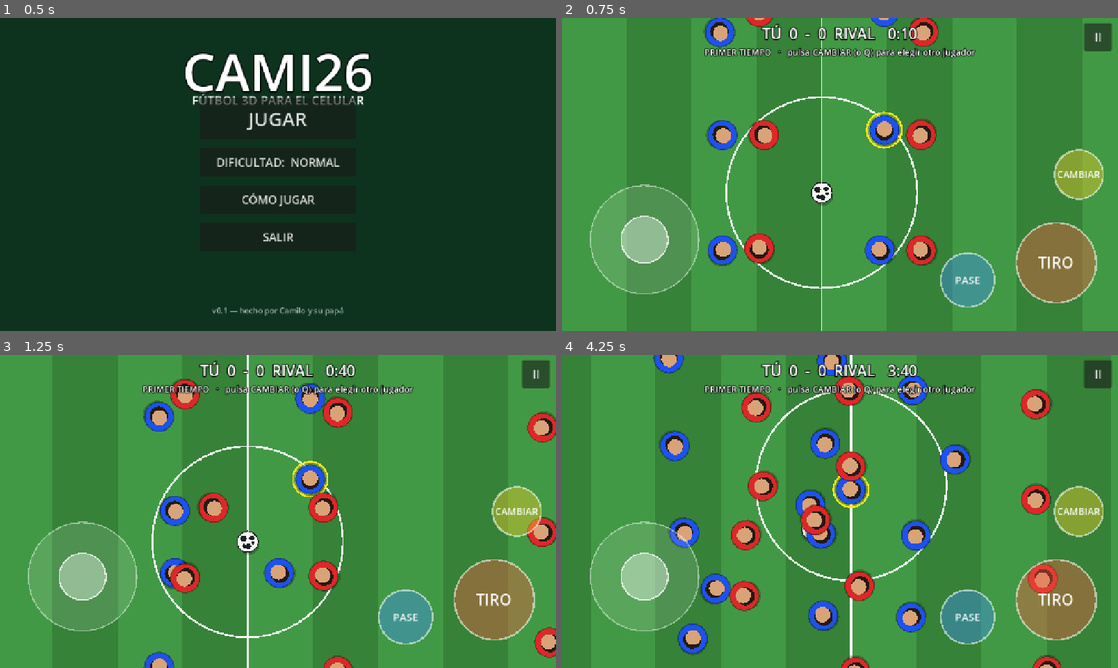
Above: before the commit, frames 1-4 (two rows, left to right).
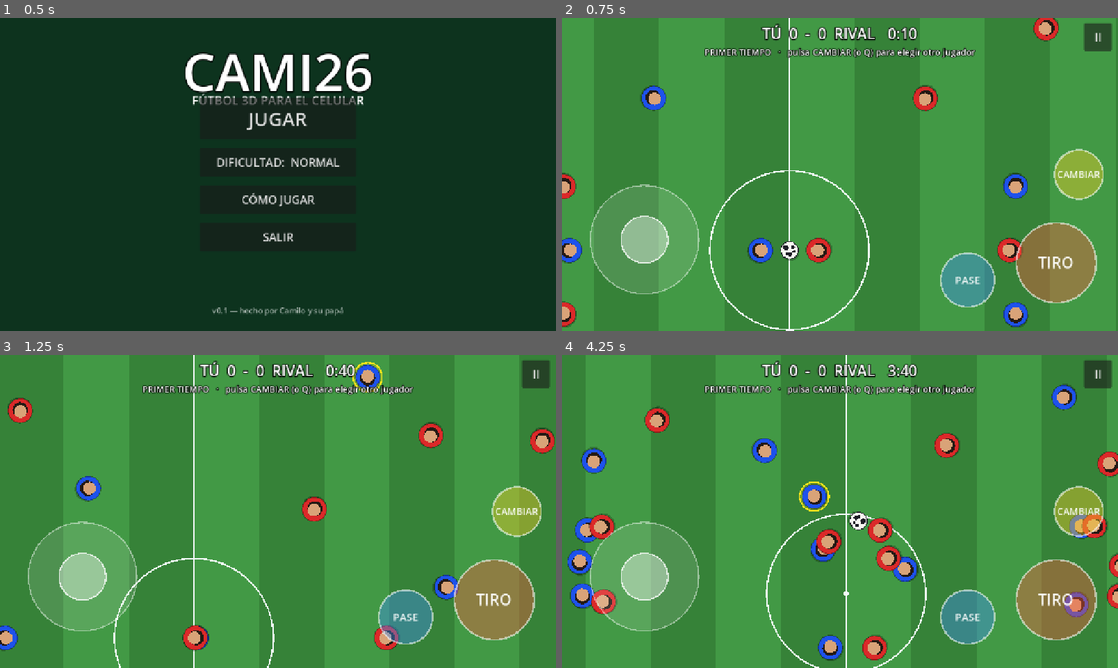
Above: after the commit, the same moments.

Repository: werfelyesid/cami26
Game: Godot game, scene res://scenes/main_menu.tscn
The game is run twice, just before and just after one commit, with the same random seed, the same clock (stepped at 60 frames per second) and the same inputs.
Inputs (mouse positions are in pixels of both pictures, inside the frame that each line leads up to):
- Up to frame 1 (0.5 s): no input
- Up to frame 2 (0.75 s): click "JUGAR" at 0.5 s
- Up to frame 3 (1.25 s): no input
- Up to frame 4 (4.25 s): move the mouse to (962, 495) at 1.27 s; hold D 1.28-2 s; hold Shift 1.28-2 s; click (962, 495) at 1.42 s; tap Space at 1.52 s; drag from (728, 527) to (812, 574) at 2.02 s; move the mouse to (895, 442) at 2.77 s; hold D 2.78-3.5 s; hold Tab 2.78-3.5 s; drag from (812, 574) to (673, 464) at 3.52 s

Frame 1 is identical in both runs. In frame 2, 8.9% of the frame differs, in the area x 0-90%, y 0-100%; in frame 3, 11%; in frame 4, 18%, in the area x 1-100%, y 0-100%.

Commit message:
feat(juego): cancha de 120x76, formacion 1-5-6-4 con puestos y numeros reales, arquero que sigue el balon y quieto hasta la patada en los penales

Diff:
--- a/scripts/cancha.gd
+++ b/scripts/cancha.gd
@@ -12,10 +12,10 @@
 ##   y = a lo ancho              (de -32 a +32, las bandas)
 ##   1 unidad = 1 metro
 
-const LARGO := 100.0
-const MITAD_LARGO := 50.0
-const ANCHO := 64.0
-const MITAD_ANCHO := 32.0
+const LARGO := 120.0
+const MITAD_LARGO := 60.0
+const ANCHO := 76.0
+const MITAD_ANCHO := 38.0
 const ANCHO_PORTERIA := 10.0
 const MITAD_PORTERIA := ANCHO_PORTERIA * 0.5
 const LARGO_RED := 2.6
@@ -53,28 +53,28 @@
 
 func _dibujar_alrededor() -> void:
 	# Verde exterior + gradas.
-	draw_rect(Rect2(-64.0, -45.0, 128.0, 90.0), VERDE_FUERA)
-	draw_rect(Rect2(-58.0, 34.0, 116.0, 8.0), Color(0.36, 0.37, 0.41))
-	draw_rect(Rect2(-58.0, -42.0, 116.0, 8.0), Color(0.36, 0.37, 0.41))
-	draw_rect(Rect2(-62.0, -34.0, 7.0, 68.0), Color(0.32, 0.33, 0.37))
-	draw_rect(Rect2(55.0, -34.0, 7.0, 68.0), Color(0.32, 0.33, 0.37))
+	draw_rect(Rect2(-76.0, -53.0, 152.0, 106.0), VERDE_FUERA)
+	draw_rect(Rect2(-70.0, 40.0, 140.0, 9.0), Color(0.36, 0.37, 0.41))
+	draw_rect(Rect2(-70.0, -49.0, 140.0, 9.0), Color(0.36, 0.37, 0.41))
+	draw_rect(Rect2(-74.0, -40.0, 8.0, 80.0), Color(0.32, 0.33, 0.37))
+	draw_rect(Rect2(66.0, -40.0, 8.0, 80.0), Color(0.32, 0.33, 0.37))
 
 	# La gente de las gradas (se dibuja una sola vez, no cuesta nada).
 	var azar := RandomNumberGenerator.new()
 	azar.seed = 20260920
-	for i in 1100:
+	for i in 1500:
 		var p := Vector2.ZERO
 		var zona := azar.randi_range(0, 3)
 		match zona:
 			0:
-				p = Vector2(azar.randf_range(-57.0, 57.0), azar.randf_range(34.5, 41.5))
+				p = Vector2(azar.randf_range(-69.0, 69.0), azar.randf_range(40.5, 48.5))
 			1:
-				p = Vector2(azar.randf_range(-57.0, 57.0), azar.randf_range(-41.5, -34.5))
+				p = Vector2(azar.randf_range(-69.0, 69.0), azar.randf_range(-48.5, -40.5))
 			2:
-				p = Vector2(azar.randf_range(-61.0, -55.5), azar.randf_range(-33.0, 33.0))
+				p = Vector2(azar.randf_range(-73.0, -66.5), azar.randf_range(-39.0, 39.0))
 			_:
-				p = Vector2(azar.randf_range(55.5, 61.0), azar.randf_range(-33.0, 33.0))
-		draw_circle(p, 0.36, _color_gente(azar))
+				p = Vector2(azar.randf_range(66.5, 73.0), azar.randf_range(-39.0, 39.0))
+		draw_circle(p, 0.38, _color_gente(azar))
 
 
 func _dibujar_cesped() -> void:
--- a/scripts/futbolista.gd
+++ b/scripts/futbolista.gd
@@ -43,6 +43,7 @@
 var velocidad := 7.5
 var aceleracion := 45.0
 var en_penal := false                # true = está por tirar un penal (apunta con el joystick)
+var quieto := false                  # true = no se mueve ni un dedo (lo usa el arquero en los penales)
 
 # --- Lo que le dice el partido en cada cuadro ---
 var balon = null
@@ -95,6 +96,9 @@
 
 ## Mueve al jugador y decide hacia dónde mira.
 func _mover(delta: float) -> void:
+	if quieto:
+		direccion = Vector2.ZERO
+		velocity = Vector2.ZERO
 	velocity = velocity.move_toward(direccion.normalized() * velocidad, aceleracion * delta)
 	move_and_slide()
 
@@ -264,12 +268,13 @@
 		var destino := formacion
 		match rol:
 			Rol.DEFENSA:
-				destino = formacion + Vector2(signo * 7.0, 0.0)
+				destino = formacion + Vector2(signo * 18.0, 0.0)
 			Rol.MEDIO:
-				destino = formacion + Vector2(signo * 12.0, 0.0)
+				destino = formacion + Vector2(signo * 35.0, 0.0)
 			Rol.DELANTERO:
-				destino = Vector2(arco_rival - signo * 9.0, clampf(b.y * 0.6, -6.0, 6.0))
-		destino = destino.lerp(b, 0.25)
+				destino = Vector2(arco_rival - signo * 12.0, clampf(b.y * 0.6, -10.0, 10.0))
+		# Se acerca un poquito al balón para apoyar, pero sin amontonarse.
+		destino = destino.lerp(b, 0.10)
 		direccion = destino - position
 		return
 
@@ -294,18 +299,25 @@
 		direccion = Vector2.ZERO
 
 
-func _pensar_arquero(b: Vector2, distancia: float) -> void:
-	if _agarrando:
-		direccion = Vector2.ZERO
-		return
-	var signo := signf(arco_rival - arco_propio)
-	var linea_x := arco_propio + signo * 1.5
-	var objetivo := Vector2(linea_x, clampf(b.y, -3.0, 3.0))
-	# Si el balón entra al área, sale a atajarlo.
-	if area_propia.has_point(b) and distancia < 11.0:
-		objetivo = b
+func _pensar_arquero(b: Vector2, _distancia: float) -> void:
+	# En un penal se queda clavado en la línea hasta que pateen (es la regla).
+	if _agarrando or quieto:
+		direccion = Vector2.ZERO
+		return
+	# Se para SIEMPRE entre el balón y el centro del arco, como los arqueros
+	# de verdad: si el balón está lejos se queda en la línea, y si se acerca
+	# sale un poco para tapar el ángulo.
+	var centro_arco := Vector2(arco_propio, 0.0)
+	var al_balon := b - centro_arco
+	var lejos := al_balon.length()
+	if lejos < 0.1:
+		direccion = Vector2.ZERO
+		return
+	var salida := clampf(18.0 - lejos, 0.0, 7.0)
+	var objetivo := centro_arco + (al_balon / lejos) * salida
+	objetivo.y = clampf(objetivo.y, -6.5, 6.5)
 	direccion = objetivo - position
-	if direccion.length() < 0.15:
+	if direccion.length() < 0.25:
 		direccion = Vector2.ZERO
 
 
@@ -316,9 +328,9 @@
 	if hacia.dot(Vector2(signo, 0.0)) < 0.5:
 		return                       # no estoy mirando hacia el arco
 	var dist_arco := absf(arco_rival - position.x)
-	if dist_arco < 14.0:
+	if dist_arco < 18.0:
 		patear(20.0, 0.0)
-	elif dist_arco < 26.0:
+	elif dist_arco < 34.0:
 		patear(15.0, 0.0)            # despeje largo
 
 
--- a/scripts/partido.gd
+++ b/scripts/partido.gd
@@ -41,35 +41,38 @@
 const RONDAS_PENALES := 8
 
 # --- La cancha (igual que en cancha.gd) ---
-const MITAD_LARGO := 50.0
-const MITAD_ANCHO := 32.0
+const MITAD_LARGO := 60.0
+const MITAD_ANCHO := 38.0
 const MITAD_PORTERIA := 5.0           # mitad del arco de 10 m
 const PUNTO_PENAL := 11.0
 const AREA_PROFUNDIDAD := 16.5
 const AREA_MITAD_ANCHO := 20.0
 
-const ZOOM_ALTO := 30.0               # cuántos metros se ven de alto
+const ZOOM_ALTO := 36.0               # cuántos metros se ven de alto
 const VELOCIDAD_MIA := 8.2
 const VELOCIDAD_COMPANERO := 7.2
 
 ## Los 16 puestos de tu equipo. Tu equipo ataca hacia la derecha (+x).
+## Es la formación que pidió Camilo: 1 arquero, 5 defensas, 6 medios
+## (mediocentro, medio centro izquierdo y derecho, extremos y volantes)
+## y 4 de ataque (extremo izquierdo, extremo derecho y 2 delanteros).
 const FORMACION := [
-	{"rol": ARQUERO, "num": 1, "pos": Vector2(-48.0, 0.0)},
-	{"rol": DEFENSA, "num": 2, "pos": Vector2(-32.0, -24.0)},
-	{"rol": DEFENSA, "num": 3, "pos": Vector2(-32.0, -12.0)},
-	{"rol": DEFENSA, "num": 4, "pos": Vector2(-32.0, 0.0)},
-	{"rol": DEFENSA, "num": 5, "pos": Vector2(-32.0, 12.0)},
-	{"rol": DEFENSA, "num": 6, "pos": Vector2(-32.0, 24.0)},
-	{"rol": MEDIO, "num": 7, "pos": Vector2(-10.0, -26.0)},
-	{"rol": MEDIO, "num": 8, "pos": Vector2(-10.0, -16.0)},
-	{"rol": MEDIO, "num": 10, "pos": Vector2(-10.0, -6.0)},
-	{"rol": MEDIO, "num": 11, "pos": Vector2(-10.0, 6.0)},
-	{"rol": MEDIO, "num": 15, "pos": Vector2(-10.0, 16.0)},
-	{"rol": MEDIO, "num": 16, "pos": Vector2(-10.0, 26.0)},
-	{"rol": DELANTERO, "num": 9, "pos": Vector2(6.0, -6.0)},
-	{"rol": DELANTERO, "num": 12, "pos": Vector2(6.0, 18.0)},
-	{"rol": DELANTERO, "num": 13, "pos": Vector2(6.0, 6.0)},
-	{"rol": DELANTERO, "num": 14, "pos": Vector2(6.0, -18.0)},
+	{"rol": ARQUERO, "num": 1, "pos": Vector2(-58.0, 0.0)},
+	{"rol": DEFENSA, "num": 2, "pos": Vector2(-42.0, -26.0)},
+	{"rol": DEFENSA, "num": 3, "pos": Vector2(-42.0, 26.0)},
+	{"rol": DEFENSA, "num": 4, "pos": Vector2(-47.0, -9.0)},
+	{"rol": DEFENSA, "num": 5, "pos": Vector2(-47.0, 9.0)},
+	{"rol": DEFENSA, "num": 6, "pos": Vector2(-52.0, 0.0)},
+	{"rol": MEDIO, "num": 8, "pos": Vector2(-26.0, 0.0)},
+	{"rol": MEDIO, "num": 15, "pos": Vector2(-16.0, -18.0)},
+	{"rol": MEDIO, "num": 16, "pos": Vector2(-16.0, 18.0)},
+	{"rol": MEDIO, "num": 12, "pos": Vector2(-30.0, -26.0)},
+	{"rol": MEDIO, "num": 14, "pos": Vector2(-30.0, 26.0)},
+	{"rol": MEDIO, "num": 10, "pos": Vector2(-4.0, 0.0)},
+	{"rol": DELANTERO, "num": 11, "pos": Vector2(20.0, -30.0)},
+	{"rol": DELANTERO, "num": 7, "pos": Vector2(20.0, 30.0)},
+	{"rol": DELANTERO, "num": 9, "pos": Vector2(26.0, -8.0)},
+	{"rol": DELANTERO, "num": 13, "pos": Vector2(26.0, 8.0)},
 ]
 
 var balon = null
@@ -351,7 +354,7 @@
 			mejor_distancia = d
 			mejor = f
 
-	if mejor_distancia > 3.2:
+	if mejor_distancia > 3.6:
 		mejor = null
 	dueno_balon = mejor
 
@@ -440,12 +443,13 @@
 	balon.reiniciar(Vector2.ZERO)
 	dueno_balon = null
 	for f in futbolistas:
+		f.quieto = false
+		f.en_penal = false
 		f.visible = true
 		f.set_physics_process(true)
 		f.position = f.formacion
 		f.velocity = Vector2.ZERO
 		f.direccion = Vector2.ZERO
-		f.en_penal = false
 		f.controlado = false
 		f.puede_tocar = false
 	if controlado != null:
@@ -571,11 +575,12 @@
 	balon.reiniciar(punto)
 
 	for f in futbolistas:
+		f.quieto = false
+		f.en_penal = false
 		if f == tirador or f == arquero:
 			f.visible = true
 			f.set_physics_process(true)
 			f.puede_tocar = false
-			f.en_penal = false
 			f.direccion = Vector2.ZERO
 			f.velocity = Vector2.ZERO
 		else:
@@ -587,6 +592,9 @@
 	if arquero != null:
 		arquero.velocidad = 9.5
 		arquero.position = Vector2(signo * (MITAD_LARGO - 1.6), 0.0)
+		# La regla del penal: el arquero se queda clavado en la línea
+		# hasta que el otro patee. Recién ahí se puede mover.
+		arquero.quieto = true
 
 	if tirador != null:
 		tirador.en_penal = turno_mio
@@ -607,15 +615,24 @@
 		EstadoPenal.ESPERA:
 			if turno_mio:
 				if balon.velocidad.length() > 8.0:
+					_soltar_arquero()
 					penal_estado = EstadoPenal.EN_VUELO
 					penal_tiempo = 0.0
 			elif penal_tiempo > 1.8:
+				_soltar_arquero()
 				_tirar_penal_rival()
 				penal_estado = EstadoPenal.EN_VUELO
 				penal_tiempo = 0.0
 		EstadoPenal.EN_VUELO:
 			if penal_tiempo > 3.0:
 				_terminar_penal(false)
+
+
+## Ya pateó: ahora sí el arquero puede moverse para atajar.
+func _soltar_arquero() -> void:
+	var arquero = _arquero_de(1 if turno_mio else 0)
+	if arquero != null:
+		arquero.quieto = false
 
 
 func _tirar_penal_rival() -> void:
Not shown, changed: README.md
